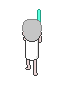
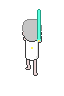
Layered file, before and after one edit (64 x 96). Changes by layer:
painted on "레이어 47" over <box>37,20,41,42</box>
hid "레이어 50" over <box>37,20,41,39</box>
